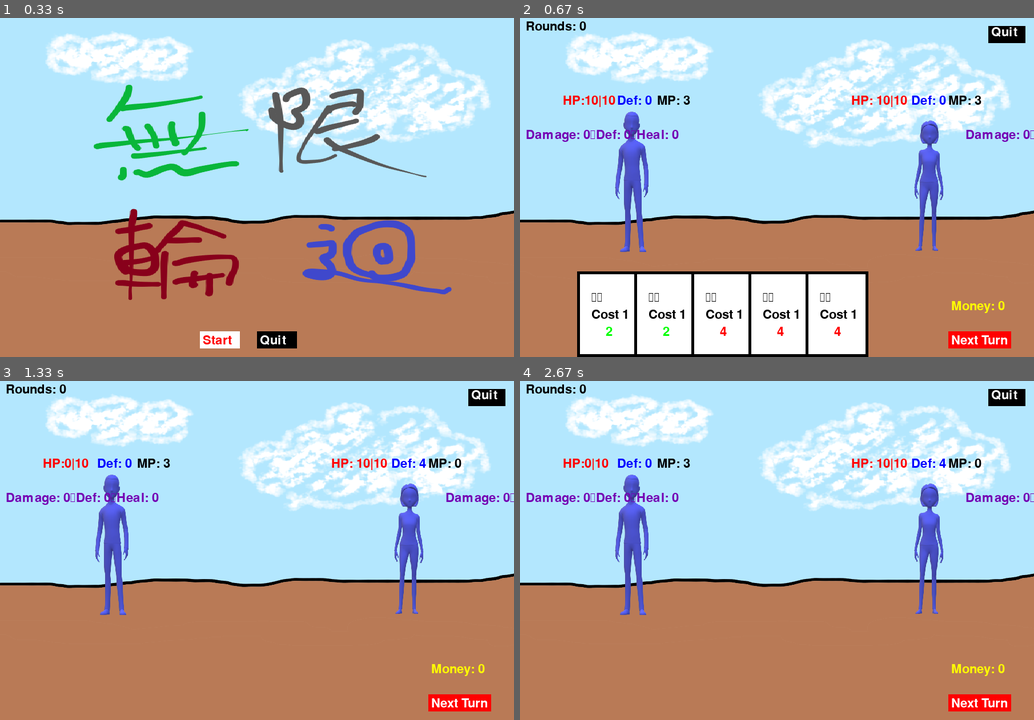
Above: before the commit, frames 1-4 (two rows, left to right).
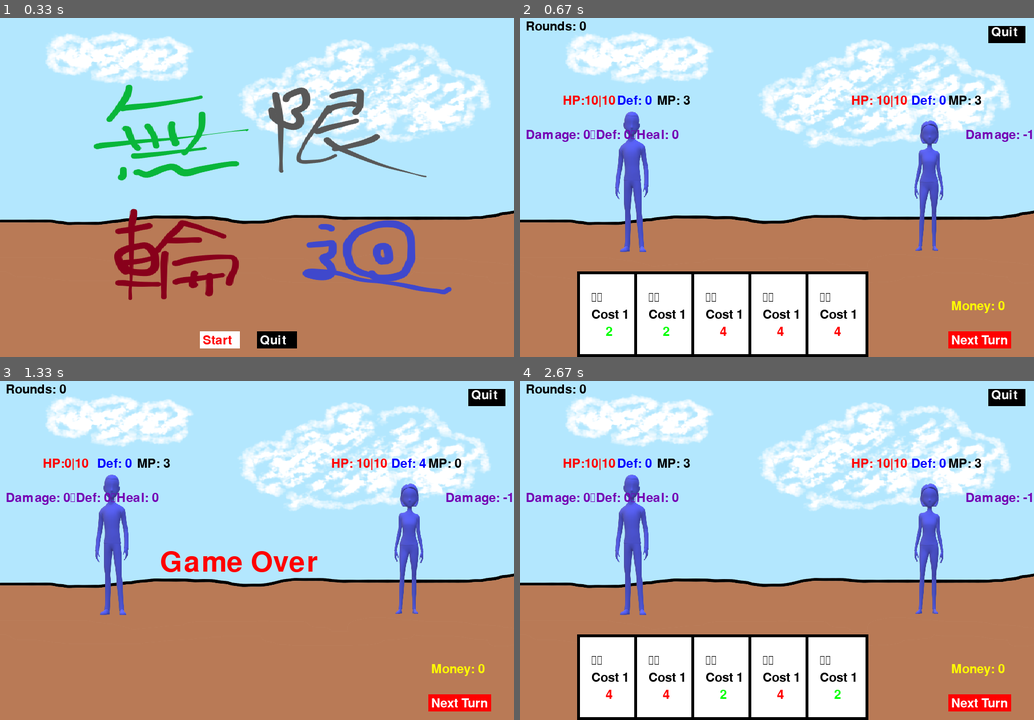
Above: after the commit, the same moments.

Repository: razersword21/pygame-card
Game: pygame game, started from main.py
Same seed, same stepped clock (60 frames per second), same inputs: the game is played once before the commit and once after it.
Inputs (mouse positions are in pixels of both pictures, inside the frame that each line leads up to):
- Up to frame 1 (0.33 s): no input
- Up to frame 2 (0.67 s): press the mouse at (741, 340) at 0.37 s; move the mouse to (746, 214) at 0.47 s; release the mouse at (756, 92) at 0.6 s
- Up to frame 3 (1.33 s): press the mouse at (457, 703) at 0.7 s; move the mouse to (375, 662) at 0.8 s; release the mouse at (298, 621) at 0.93 s; click "Next Turn" at 1.05 s
- Up to frame 4 (2.67 s): press the mouse at (741, 703) at 2.37 s; move the mouse to (818, 584) at 2.47 s; release the mouse at (895, 465) at 2.6 s

Frame 1 is identical in both runs. In frame 2, less than 0.1% of the frame differs, in the area x 97-100%, y 32-36%; in frame 3, 0.8%; in frame 4, 14%, in the area x 11-100%, y 22-100%.

Commit message:
updata v2

Diff:
--- a/choose.py
+++ b/choose.py
@@ -25,11 +25,12 @@
     options = [add_hp,add_value]
     out_option = []
     chose_option = []
-    new_card_deck = random.choices(normal_deck+high_level_deck,k=3)
+    if rounds % 5 == 0:
+        new_card_deck = random.choices(normal_deck+high_level_deck,k=3)
+    else:
+        new_card_deck = random.choices(normal_deck,k=3)
     options.extend(new_card_deck)
-    for i in range(3):
-        ops = random.choices(options,weights=[0.3,0.1,0.2,0.2,0.2])
-        out_option.append(ops[0])
+    out_option = random.choices(options,weights=[0.45,0.1,0.15,0.15,0.15],k=3)
 
     while choosing:
         win.blit(bg.bg_big, bg.rect)
--- a/game.py
+++ b/game.py
@@ -1,5 +1,6 @@
 import pygame,sys
 import random
+import time
 from objects import *
 from card_process import *
 from choose import *
@@ -109,7 +110,7 @@
         win.blit(enemy_hp_text, (580, 140))
         win.blit(enemy_de_text, (685, 140))
         win.blit(enemy_mp_text, (750, 140))
-        win.blit(player_value_text, (780, 200))
+        win.blit(enemy_value_text, (780, 200))
 
         next_turn_btn = pygame.Rect(750, 555, 110, 30)
         next_turn_down_btn = pygame.Rect(750, 555, 110, 30)
@@ -277,5 +278,9 @@
             enemy = set_enemy(enemy)
             main_role = set_player(main_role,chose_buff,add_value)
             GAME_CONTROL = True
-
+        else:
+            over_text = font_list[1].render("Game Over", True, RED)
+            win.blit(over_text, (280, 300))
+            time.sleep(1)
+            running = False
         pygame.display.flip()
--- a/params.py
+++ b/params.py
@@ -10,7 +10,7 @@
     return_card = Card(-1,'重抽','return',1,0,0,0,'重新抽\n  5張手牌')
     drop_card = Card(-1,"抽兩張",'drop',1,0,0,0,'多抽兩張')
     turtle_card = Card(-1,'龜化','turtle',1,0,0,1,'成為烏龜\n 防禦+2\n 治癒+2\n 傷害-2')
-    knife_card = Card(-1,'小刀*2','knife',1,0,0,0,'生成2張\n   小刀')
+    knife_card = Card(-1,'小刀*2','knife',1,0,0,0,'生成2張\n  小刀\n該回合沒用\n 即消失')
     Vampire_card = Card(-1,'壓榨','vampire',2,3,0,0,'造成3傷害\n 治癒自身3hp')
     magic_card = Card(-1,'吸魔','absorb',2,2,0,0,'吸取對方\n  2Mp')
     normal_deck = [Vampire_card,magic_card,drop_card,fire_card,return_card,knife_card,turtle_card] #
